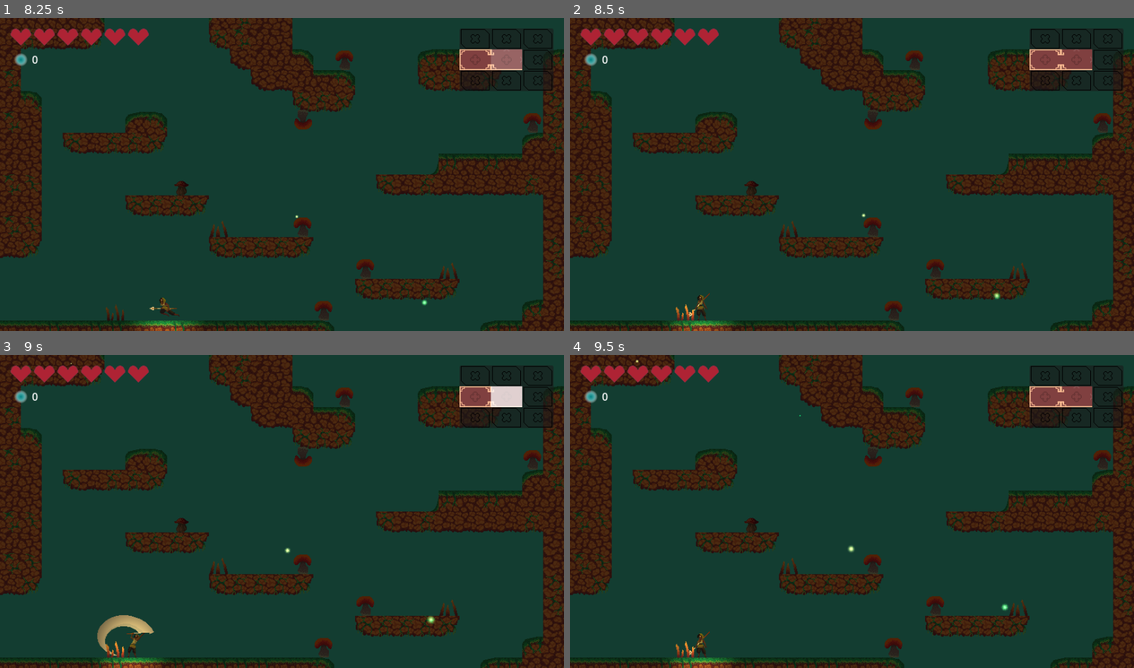
Above: before the commit, frames 1-4 (two rows, left to right).
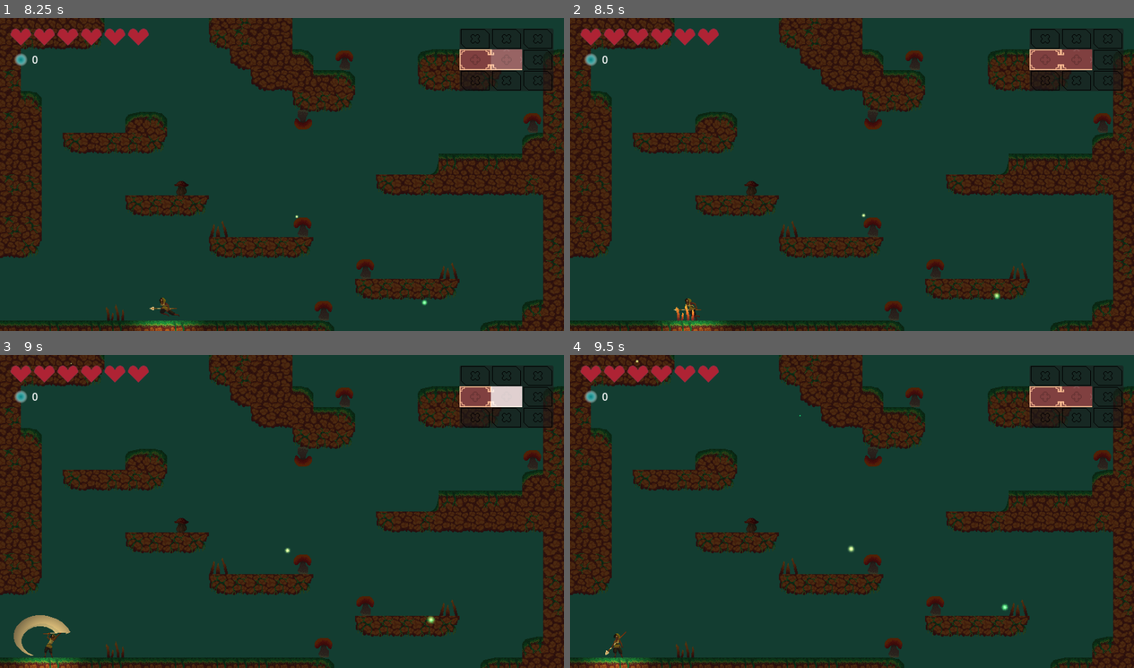
Above: after the commit, the same moments.

Repository: lemilonkh/GameOff23
Game: Godot game, scene res://scenes/main.tscn
Two runs of this game, one before a commit and one after it. Both use one fixed random seed, a clock stepped at 60 frames per second and the inputs below.
Inputs (mouse positions are in pixels of both pictures, inside the frame that each line leads up to):
- Up to frame 1 (8.25 s): tap Enter at 0.5 s; move the mouse to (253, 237) at 0.52 s; hold Right (move_right) 0.53-1.25 s; hold K (attack) 0.53-1.25 s; click (253, 237) at 0.67 s; tap Space (jump) at 0.77, 3.77, 6.77 s; drag from (451, 221) to (118, 183) at 1.27 s; move the mouse to (112, 127) at 2.02 s; hold Left (move_left) 2.03-2.75 s; hold Shift 2.03-2.75 s; drag from (310, 174) to (180, 227) at 2.77 s; move the mouse to (197, 96) at 3.52 s; hold Left (move_left) 3.53-4.25 s; tap E at 3.6, 8.1 s; drag from (406, 158) to (501, 302) at 4.27 s; move the mouse to (169, 190) at 5.02 s; hold Right (move_right) 5.03-5.75 s; hold K (attack) 5.03-5.75 s; click (169, 190) at 5.17 s; drag from (338, 105) to (22, 315) at 5.77 s; move the mouse to (253, 237) at 6.52 s; hold Right (move_right) 6.53-7.25 s; hold Shift 6.53-7.25 s; drag from (451, 221) to (180, 174) at 7.27 s; move the mouse to (112, 127) at 8.02 s; hold Left (move_left) from 8.03 s (still down)
- Up to frame 2 (8.5 s): keep holding Left (move_left)
- Up to frame 3 (9 s): release Left (move_left) at 8.75 s; drag from (310, 511) to (112, 464) at 8.77 s
- Up to frame 4 (9.5 s): no input

Frame 1 is identical in both runs. In frame 2, 0.3% of the frame differs, in the area x 16-29%, y 87-100%; in frame 3, 1.8%, in the area x 2-29%, y 83-100%; in frame 4, 1.0%.

Commit message:
Put spikes on physics layer 4 in forest tileset

Diff:
--- a/resources/forest_tileset.tres
+++ b/resources/forest_tileset.tres
@@ -20,6 +20,8 @@
 1:0/0/physics_layer_0/linear_velocity = Vector2(0, 0)
 1:0/0/physics_layer_0/angular_velocity = 0.0
 1:0/0/physics_layer_0/polygon_0/points = PackedVector2Array(-16, -16, 16, -16, 16, 16, -16, 16)
+1:0/0/physics_layer_1/linear_velocity = Vector2(0, 0)
+1:0/0/physics_layer_1/angular_velocity = 0.0
 1:0/0/terrains_peering_bit/right_side = 0
 1:0/0/terrains_peering_bit/bottom_right_corner = 0
 1:0/0/terrains_peering_bit/bottom_side = 0
@@ -31,6 +33,8 @@
 2:0/0/physics_layer_0/linear_velocity = Vector2(0, 0)
 2:0/0/physics_layer_0/angular_velocity = 0.0
 2:0/0/physics_layer_0/polygon_0/points = PackedVector2Array(-16, -16, 16, -16, 16, 16, -16, 16)
+2:0/0/physics_layer_1/linear_velocity = Vector2(0, 0)
+2:0/0/physics_layer_1/angular_velocity = 0.0
 2:0/0/terrains_peering_bit/right_side = 0
 2:0/0/terrains_peering_bit/bottom_right_corner = 0
 2:0/0/terrains_peering_bit/bottom_side = 0
@@ -43,6 +47,8 @@
 3:0/0/physics_layer_0/linear_velocity = Vector2(0, 0)
 3:0/0/physics_layer_0/angular_velocity = 0.0
 3:0/0/physics_layer_0/polygon_0/points = PackedVector2Array(-16, -16, 16, -16, 16, 16, -16, 16)
+3:0/0/physics_layer_1/linear_velocity = Vector2(0, 0)
+3:0/0/physics_layer_1/angular_velocity = 0.0
 3:0/0/terrains_peering_bit/bottom_side = 0
 3:0/0/terrains_peering_bit/bottom_left_corner = 0
 3:0/0/terrains_peering_bit/left_side = 0
@@ -50,6 +56,8 @@
 4:0/0/terrain_set = 0
 4:0/0/physics_layer_0/linear_velocity = Vector2(0, 0)
 4:0/0/physics_layer_0/angular_velocity = 0.0
+4:0/0/physics_layer_1/linear_velocity = Vector2(0, 0)
+4:0/0/physics_layer_1/angular_velocity = 0.0
 4:0/0/terrains_peering_bit/bottom_side = 0
 4:0/0/terrains_peering_bit/bottom_left_corner = 0
 4:0/0/terrains_peering_bit/left_side = 0
@@ -60,6 +68,8 @@
 1:1/0/physics_layer_0/linear_velocity = Vector2(0, 0)
 1:1/0/physics_layer_0/angular_velocity = 0.0
 1:1/0/physics_layer_0/polygon_0/points = PackedVector2Array(-16, -16, 16, -16, 16, 16, -16, 16)
+1:1/0/physics_layer_1/linear_velocity = Vector2(0, 0)
+1:1/0/physics_layer_1/angular_velocity = 0.0
 1:1/0/terrains_peering_bit/right_side = 0
 1:1/0/terrains_peering_bit/bottom_right_corner = 0
 1:1/0/terrains_peering_bit/bottom_side = 0
@@ -72,6 +82,8 @@
 2:1/0/physics_layer_0/linear_velocity = Vector2(0, 0)
 2:1/0/physics_layer_0/angular_velocity = 0.0
 2:1/0/physics_layer_0/polygon_0/points = PackedVector2Array(-16, -16, 16, -16, 16, 16, -16, 16)
+2:1/0/physics_layer_1/linear_velocity = Vector2(0, 0)
+2:1/0/physics_layer_1/angular_velocity = 0.0
 2:1/0/terrains_peering_bit/right_side = 0
 2:1/0/terrains_peering_bit/bottom_right_corner = 0
 2:1/0/terrains_peering_bit/bottom_side = 0
@@ -87,6 +99,8 @@
 3:1/0/physics_layer_0/linear_velocity = Vector2(0, 0)
 3:1/0/physics_layer_0/angular_velocity = 0.0
 3:1/0/physics_layer_0/polygon_0/points = PackedVector2Array(-16, -16, 16, -16, 16, 16, -16, 16)
+3:1/0/physics_layer_1/linear_velocity = Vector2(0, 0)
+3:1/0/physics_layer_1/angular_velocity = 0.0
 3:1/0/terrains_peering_bit/bottom_side = 0
 3:1/0/terrains_peering_bit/bottom_left_corner = 0
 3:1/0/terrains_peering_bit/left_side = 0
@@ -96,6 +110,8 @@
 4:1/0/terrain_set = 0
 4:1/0/physics_layer_0/linear_velocity = Vector2(0, 0)
 4:1/0/physics_layer_0/angular_velocity = 0.0
+4:1/0/physics_layer_1/linear_velocity = Vector2(0, 0)
+4:1/0/physics_layer_1/angular_velocity = 0.0
 4:1/0/terrains_peering_bit/right_side = 0
 4:1/0/terrains_peering_bit/bottom_right_corner = 0
 4:1/0/terrains_peering_bit/bottom_side = 0
@@ -108,6 +124,8 @@
 2:2/0/physics_layer_0/linear_velocity = Vector2(0, 0)
 2:2/0/physics_layer_0/angular_velocity = 0.0
 2:2/0/physics_layer_0/polygon_0/points = PackedVector2Array(-16, -16, 16, -16, 16, 16, -16, 16)
+2:2/0/physics_layer_1/linear_velocity = Vector2(0, 0)
+2:2/0/physics_layer_1/angular_velocity = 0.0
 2:2/0/terrains_peering_bit/right_side = 0
 2:2/0/terrains_peering_bit/left_side = 0
 2:2/0/terrains_peering_bit/top_left_corner = 0
@@ -120,6 +138,8 @@
 3:2/0/physics_layer_0/linear_velocity = Vector2(0, 0)
 3:2/0/physics_layer_0/angular_velocity = 0.0
 3:2/0/physics_layer_0/polygon_0/points = PackedVector2Array(-16, -16, 16, -16, 16, 16, -16, 16)
+3:2/0/physics_layer_1/linear_velocity = Vector2(0, 0)
+3:2/0/physics_layer_1/angular_velocity = 0.0
 3:2/0/terrains_peering_bit/left_side = 0
 3:2/0/terrains_peering_bit/top_left_corner = 0
 3:2/0/terrains_peering_bit/top_side = 0
@@ -129,6 +149,8 @@
 2:3/0/physics_layer_0/linear_velocity = Vector2(0, 0)
 2:3/0/physics_layer_0/angular_velocity = 0.0
 2:3/0/physics_layer_0/polygon_0/points = PackedVector2Array(-16, -16, 16, -16, 16, 16, -16, 16)
+2:3/0/physics_layer_1/linear_velocity = Vector2(0, 0)
+2:3/0/physics_layer_1/angular_velocity = 0.0
 2:3/0/terrains_peering_bit/right_side = 0
 2:3/0/terrains_peering_bit/bottom_right_corner = 0
 2:3/0/terrains_peering_bit/bottom_side = 0
@@ -140,6 +162,8 @@
 3:3/0/physics_layer_0/linear_velocity = Vector2(0, 0)
 3:3/0/physics_layer_0/angular_velocity = 0.0
 3:3/0/physics_layer_0/polygon_0/points = PackedVector2Array(-16, -16, 16, -16, 16, 16, -16, 16)
+3:3/0/physics_layer_1/linear_velocity = Vector2(0, 0)
+3:3/0/physics_layer_1/angular_velocity = 0.0
 3:3/0/terrains_peering_bit/bottom_side = 0
 3:3/0/terrains_peering_bit/bottom_left_corner = 0
 3:3/0/terrains_peering_bit/left_side = 0
@@ -149,6 +173,8 @@
 2:4/0/physics_layer_0/linear_velocity = Vector2(0, 0)
 2:4/0/physics_layer_0/angular_velocity = 0.0
 2:4/0/physics_layer_0/polygon_0/points = PackedVector2Array(-16, -16, 16, -16, 16, 16, -16, 16)
+2:4/0/physics_layer_1/linear_velocity = Vector2(0, 0)
+2:4/0/physics_layer_1/angular_velocity = 0.0
 2:4/0/terrains_peering_bit/right_side = 0
 2:4/0/terrains_peering_bit/bottom_right_corner = 0
 2:4/0/terrains_peering_bit/bottom_side = 0
@@ -163,6 +189,8 @@
 3:4/0/physics_layer_0/linear_velocity = Vector2(0, 0)
 3:4/0/physics_layer_0/angular_velocity = 0.0
 3:4/0/physics_layer_0/polygon_0/points = PackedVector2Array(-16, -16, 16, -16, 16, 16, -16, 16)
+3:4/0/physics_layer_1/linear_velocity = Vector2(0, 0)
+3:4/0/physics_layer_1/angular_velocity = 0.0
 3:4/0/terrains_peering_bit/bottom_side = 0
 3:4/0/terrains_peering_bit/bottom_left_corner = 0
 3:4/0/terrains_peering_bit/left_side = 0
@@ -174,6 +202,8 @@
 2:5/0/physics_layer_0/linear_velocity = Vector2(0, 0)
 2:5/0/physics_layer_0/angular_velocity = 0.0
 2:5/0/physics_layer_0/polygon_0/points = PackedVector2Array(-16, -16, 16, -16, 16, 16, -16, 16)
+2:5/0/physics_layer_1/linear_velocity = Vector2(0, 0)
+2:5/0/physics_layer_1/angular_velocity = 0.0
 2:5/0/terrains_peering_bit/right_side = 0
 2:5/0/terrains_peering_bit/left_side = 0
 2:5/0/terrains_peering_bit/top_left_corner = 0
@@ -185,6 +215,8 @@
 3:5/0/physics_layer_0/linear_velocity = Vector2(0, 0)
 3:5/0/physics_layer_0/angular_velocity = 0.0
 3:5/0/physics_layer_0/polygon_0/points = PackedVector2Array(-16, -16, 16, -16, 16, 16, -16, 16)
+3:5/0/physics_layer_1/linear_velocity = Vector2(0, 0)
+3:5/0/physics_layer_1/angular_velocity = 0.0
 3:5/0/terrains_peering_bit/left_side = 0
 3:5/0/terrains_peering_bit/top_left_corner = 0
 3:5/0/terrains_peering_bit/top_side = 0
@@ -195,6 +227,8 @@
 1:2/0/physics_layer_0/linear_velocity = Vector2(0, 0)
 1:2/0/physics_layer_0/angular_velocity = 0.0
 1:2/0/physics_layer_0/polygon_0/points = PackedVector2Array(-16, -16, 16, -16, 16, 16, -16, 16)
+1:2/0/physics_layer_1/linear_velocity = Vector2(0, 0)
+1:2/0/physics_layer_1/angular_velocity = 0.0
 1:2/0/terrains_peering_bit/right_side = 0
 1:2/0/terrains_peering_bit/top_side = 0
 1:2/0/terrains_peering_bit/top_right_corner = 0
@@ -204,6 +238,8 @@
 1:3/0/physics_layer_0/linear_velocity = Vector2(0, 0)
 1:3/0/physics_layer_0/angular_velocity = 0.0
 1:3/0/physics_layer_0/polygon_0/points = PackedVector2Array(-16, -16, 16, -16, 16, 16, -16, 16)
+1:3/0/physics_layer_1/linear_velocity = Vector2(0, 0)
+1:3/0/physics_layer_1/angular_velocity = 0.0
 1:3/0/terrains_peering_bit/right_side = 0
 1:3/0/terrains_peering_bit/bottom_right_corner = 0
 1:3/0/terrains_peering_bit/bottom_side = 0
@@ -213,6 +249,8 @@
 1:4/0/physics_layer_0/linear_velocity = Vector2(0, 0)
 1:4/0/physics_layer_0/angular_velocity = 0.0
 1:4/0/physics_layer_0/polygon_0/points = PackedVector2Array(-16, -16, 16, -16, 16, 16, -16, 16)
+1:4/0/physics_layer_1/linear_velocity = Vector2(0, 0)
+1:4/0/physics_layer_1/angular_velocity = 0.0
 1:4/0/terrains_peering_bit/right_side = 0
 1:4/0/terrains_peering_bit/bottom_right_corner = 0
 1:4/0/terrains_peering_bit/bottom_side = 0
@@ -222,6 +260,8 @@
 0:0/0/terrain_set = 0
 0:0/0/physics_layer_0/linear_velocity = Vector2(0, 0)
 0:0/0/physics_layer_0/angular_velocity = 0.0
+0:0/0/physics_layer_1/linear_velocity = Vector2(0, 0)
+0:0/0/physics_layer_1/angular_velocity = 0.0
 0:0/0/terrains_peering_bit/right_side = 0
 0:0/0/terrains_peering_bit/bottom_right_corner = 0
 0:0/0/terrains_peering_bit/bottom_side = 0
@@ -231,64 +271,100 @@
 1:5/0/physics_layer_0/linear_velocity = Vector2(0, 0)
 1:5/0/physics_layer_0/angular_velocity = 0.0
 1:5/0/physics_layer_0/polygon_0/points = PackedVector2Array(-16, -16, 16, -16, 16, 16, -16, 16)
+1:5/0/physics_layer_1/linear_velocity = Vector2(0, 0)
+1:5/0/physics_layer_1/angular_velocity = 0.0
 1:5/0/terrains_peering_bit/right_side = 0
 1:5/0/terrains_peering_bit/top_side = 0
 1:5/0/terrains_peering_bit/top_right_corner = 0
 0:4/0 = 0
 0:4/0/physics_layer_0/linear_velocity = Vector2(0, 0)
 0:4/0/physics_layer_0/angular_velocity = 0.0
-0:4/0/physics_layer_0/polygon_0/points = PackedVector2Array(-16, 0, 16, 0, 16, 16, -16, 16)
+0:4/0/physics_layer_1/linear_velocity = Vector2(0, 0)
+0:4/0/physics_layer_1/angular_velocity = 0.0
+0:4/0/physics_layer_1/polygon_0/points = PackedVector2Array(-16, 0, 16, 0, 16, 16, -16, 16)
 0:4/0/custom_data_0 = true
 0:5/0 = 0
 0:5/0/physics_layer_0/linear_velocity = Vector2(0, 0)
 0:5/0/physics_layer_0/angular_velocity = 0.0
-0:5/0/physics_layer_0/polygon_0/points = PackedVector2Array(-16, 0, 16, 0, 16, 16, -16, 16)
+0:5/0/physics_layer_1/linear_velocity = Vector2(0, 0)
+0:5/0/physics_layer_1/angular_velocity = 0.0
+0:5/0/physics_layer_1/polygon_0/points = PackedVector2Array(-16, 0, 16, 0, 16, 16, -16, 16)
 0:5/0/custom_data_0 = true
 5:0/0 = 0
 5:0/0/physics_layer_0/linear_velocity = Vector2(0, 0)
 5:0/0/physics_layer_0/angular_velocity = 0.0
+5:0/0/physics_layer_1/linear_velocity = Vector2(0, 0)
+5:0/0/physics_layer_1/angular_velocity = 0.0
 6:0/0 = 0
 6:0/0/physics_layer_0/linear_velocity = Vector2(0, 0)
 6:0/0/physics_layer_0/angular_velocity = 0.0
+6:0/0/physics_layer_1/linear_velocity = Vector2(0, 0)
+6:0/0/physics_layer_1/angular_velocity = 0.0
 6:1/0 = 0
 6:1/0/physics_layer_0/linear_velocity = Vector2(0, 0)
 6:1/0/physics_layer_0/angular_velocity = 0.0
+6:1/0/physics_layer_1/linear_velocity = Vector2(0, 0)
+6:1/0/physics_layer_1/angular_velocity = 0.0
 6:2/0 = 0
 6:2/0/physics_layer_0/linear_velocity = Vector2(0, 0)
 6:2/0/physics_layer_0/angular_velocity = 0.0
+6:2/0/physics_layer_1/linear_velocity = Vector2(0, 0)
+6:2/0/physics_layer_1/angular_velocity = 0.0
 7:2/0 = 0
 7:2/0/physics_layer_0/linear_velocity = Vector2(0, 0)
 7:2/0/physics_layer_0/angular_velocity = 0.0
+7:2/0/physics_layer_1/linear_velocity = Vector2(0, 0)
+7:2/0/physics_layer_1/angular_velocity = 0.0
 7:1/0 = 0
 7:1/0/physics_layer_0/linear_velocity = Vector2(0, 0)
 7:1/0/physics_layer_0/angular_velocity = 0.0
+7:1/0/physics_layer_1/linear_velocity = Vector2(0, 0)
+7:1/0/physics_layer_1/angular_velocity = 0.0
 7:0/0 = 0
 7:0/0/physics_layer_0/linear_velocity = Vector2(0, 0)
 7:0/0/physics_layer_0/angular_velocity = 0.0
+7:0/0/physics_layer_1/linear_velocity = Vector2(0, 0)
+7:0/0/physics_layer_1/angular_velocity = 0.0
 5:1/0 = 0
 5:1/0/physics_layer_0/linear_velocity = Vector2(0, 0)
 5:1/0/physics_layer_0/angular_velocity = 0.0
+5:1/0/physics_layer_1/linear_velocity = Vector2(0, 0)
+5:1/0/physics_layer_1/angular_velocity = 0.0
 5:2/0 = 0
 5:2/0/physics_layer_0/linear_velocity = Vector2(0, 0)
 5:2/0/physics_layer_0/angular_velocity = 0.0
+5:2/0/physics_layer_1/linear_velocity = Vector2(0, 0)
+5:2/0/physics_layer_1/angular_velocity = 0.0
 5:3/0 = 0
 5:3/0/physics_layer_0/linear_velocity = Vector2(0, 0)
 5:3/0/physics_layer_0/angular_velocity = 0.0
+5:3/0/physics_layer_1/linear_velocity = Vector2(0, 0)
+5:3/0/physics_layer_1/angular_velocity = 0.0
 6:3/0 = 0
 6:3/0/physics_layer_0/linear_velocity = Vector2(0, 0)
 6:3/0/physics_layer_0/angular_velocity = 0.0
+6:3/0/physics_layer_1/linear_velocity = Vector2(0, 0)
+6:3/0/physics_layer_1/angular_velocity = 0.0
 7:3/0 = 0
 7:3/0/physics_layer_0/linear_velocity = Vector2(0, 0)
 7:3/0/physics_layer_0/angular_velocity = 0.0
+7:3/0/physics_layer_1/linear_velocity = Vector2(0, 0)
+7:3/0/physics_layer_1/angular_velocity = 0.0
 8:2/0 = 0
 8:2/0/physics_layer_0/linear_velocity = Vector2(0, 0)
 8:2/0/physics_layer_0/angular_velocity = 0.0
+8:2/0/physics_layer_1/linear_velocity = Vector2(0, 0)
+8:2/0/physics_layer_1/angular_velocity = 0.0
 8:1/0 = 0
 8:1/0/physics_layer_0/linear_velocity = Vector2(0, 0)
 8:1/0/physics_layer_0/angular_velocity = 0.0
+8:1/0/physics_layer_1/linear_velocity = Vector2(0, 0)
+8:1/0/physics_layer_1/angular_velocity = 0.0
 8:0/0 = 0
 8:0/0/physics_layer_0/linear_velocity = Vector2(0, 0)
 8:0/0/physics_layer_0/angular_velocity = 0.0
+8:0/0/physics_layer_1/linear_velocity = Vector2(0, 0)
+8:0/0/physics_layer_1/angular_velocity = 0.0
 
 [sub_resource type="TileSetScenesCollectionSource" id="TileSetScenesCollectionSource_nv7ug"]
 resource_name = "Objects"
@@ -298,6 +374,8 @@
 tile_size = Vector2i(32, 32)
 physics_layer_0/collision_layer = 1
 physics_layer_0/collision_mask = 0
+physics_layer_1/collision_layer = 8
+physics_layer_1/collision_mask = 0
 terrain_set_0/mode = 0
 terrain_set_0/terrain_0/name = "Ground"
 terrain_set_0/terrain_0/color = Color(0.5, 0.34375, 0.25, 1)
